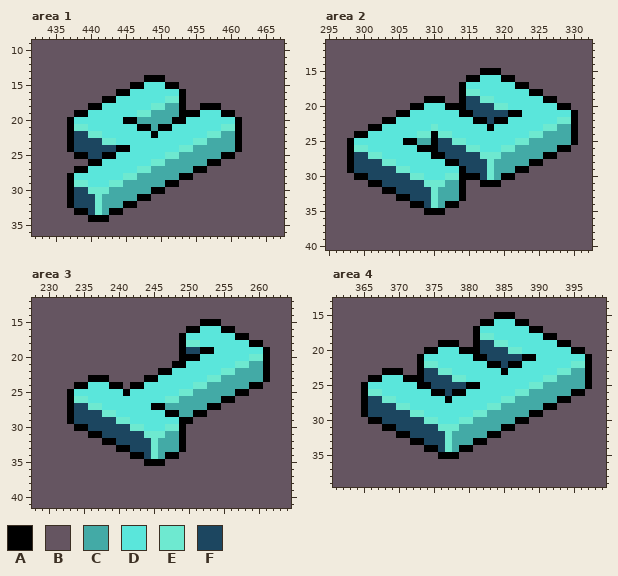
Edited in one commit: pixel-art file (Assets/BattleSoup/Artwork/Effect.ase). Above, as it was before the edit.
512x512 pixels, 1 frame. Colours within 5 levels of each other are drawn and written as one. Shown: area 1: x 432..467, y 9..36; area 2: x 295..332, y 11..40; area 3: x 228..264, y 12..41; area 4: x 361..399, y 13..39. The commit also changed other parts of the picture, which this record leaves out.
Palette (. is transparent): A #000000  B #655561  C #43aaa6  D #5ae6db  E #6ee9d0  F #1c4660
After the commit:
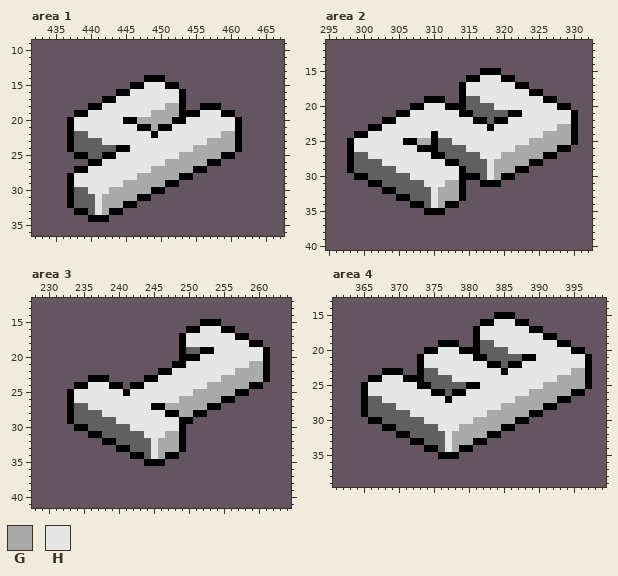
Colours new in this view: G #aaaaaa  H #e6e6e6
What changed:
colour F: #1c4660 -> #606060
Changed rows in their new state; - is a pixel that keeps its letter.
Area 1, layer "Main":
first column x 438:
15 ----------HHH----------
16 --------HHHHHHH--------
17 ------HHHHHHHHH--------
18 ----HHHHHHHHHGG--------
19 --HHHHHHHHHGGGG---HHH--
20 HHHHHHH--GGGGG--HHHHHHH
21 HHHHHHHHH--G--HHHHHHHHH
22 --HHHHHHHHH-HHHHHHHHHGG
23 ----HHHHHHHHHHHHHHHGGGG
24 --------HHHHHHHHHGGGGGG
25 ------HHHHHHHHHGGGGGG--
26 ----HHHHHHHHHGGGGGG----
27 --HHHHHHHHHGGGGGG------
28 HHHHHHHHHGGGGGG--------
29 HHHHHHHGGGGGG----------
30 --HHHGGGGGG------------
31 ---HGGGGG--------------
32 ---HGGG----------------
33 ---HG------------------
Area 2, layer "Main":
first column x 299:
16 ------------------HHH----------
17 ----------------HHHHHHH--------
18 ----------------HHHHHHHHH------
19 ------------------HHHHHHHHH----
20 ----------HHH-------HHHHHHHHH--
21 --------HHHHHHH---------HHHHHHH
22 ------HHHHHHHHHHH-----HHHHHHHHH
23 ----HHHHHHHHHHHHHHH-HHHHHHHHHGG
24 --HHHHHHHHH-HHHHHHHHHHHHHHHGGGG
25 HHHHHHH--GG---HHHHHHHHHHHGGGGGG
26 HHHHHHHHH-------HHHHHHHGGGGGG--
27 --HHHHHHHHH-------HHHGGGGGG----
28 ----HHHHHHHHH------HGGGGG------
29 ------HHHHHHHHH----HGGG--------
30 --------HHHHHHH----HG----------
31 ----------HHHGG----------------
32 -----------HGGG----------------
33 -----------HGGG----------------
34 -----------HG------------------
Area 3, layer "Main":
first column x 234:
16 ------------------HHH------
17 ----------------HHHHHHH----
18 ----------------HHHHHHHHH--
19 --------------------HHHHHHH
20 ------------------HHHHHHHHH
21 ----------------HHHHHHHHHGG
22 --------------HHHHHHHHHGGGG
23 ------------HHHHHHHHHGGGGGG
24 --HHH-----HHHHHHHHHGGGGGG--
25 HHHHHHH-HHHHHHHHHGGGGGG----
26 HHHHHHHHHHHHHHHGGGGGG------
27 --HHHHHHHHH--GGGGGG--------
28 ----HHHHHHHHH--GG----------
29 ------HHHHHHHHH------------
30 --------HHHHHHH------------
31 ----------HHHGG------------
32 -----------HGGG------------
33 -----------HGGG------------
34 -----------HG--------------
Area 4, layer "Main":
first column x 366:
16 ------------------HHH----------
17 ----------------HHHHHHH--------
18 ----------------HHHHHHHHH------
19 ------------------HHHHHHHHH----
20 ----------HHH-------HHHHHHHHH--
21 --------HHHHHHH---------HHHHHHH
22 --------HHHHHHHHH-----HHHHHHHHH
23 ----------HHHHHHHHH-HHHHHHHHHGG
24 --HHH-------HHHHHHHHHHHHHHHGGGG
25 HHHHHHH---------HHHHHHHHHGGGGGG
26 HHHHHHHHH-----HHHHHHHHHGGGGGG--
27 --HHHHHHHHH-HHHHHHHHHGGGGGG----
28 ----HHHHHHHHHHHHHHHGGGGGG------
29 ------HHHHHHHHHHHGGGGGG--------
30 --------HHHHHHHGGGGGG----------
31 ----------HHHGGGGGG------------
32 -----------HGGGGG--------------
33 -----------HGGG----------------
34 -----------HG------------------
Pixel boxes of the changes (left, top, right, bottom) in both pictures:
changed: (74, 82, 235, 215)
changed: (354, 75, 571, 208)
changed: (74, 326, 263, 459)
changed: (368, 319, 585, 452)
